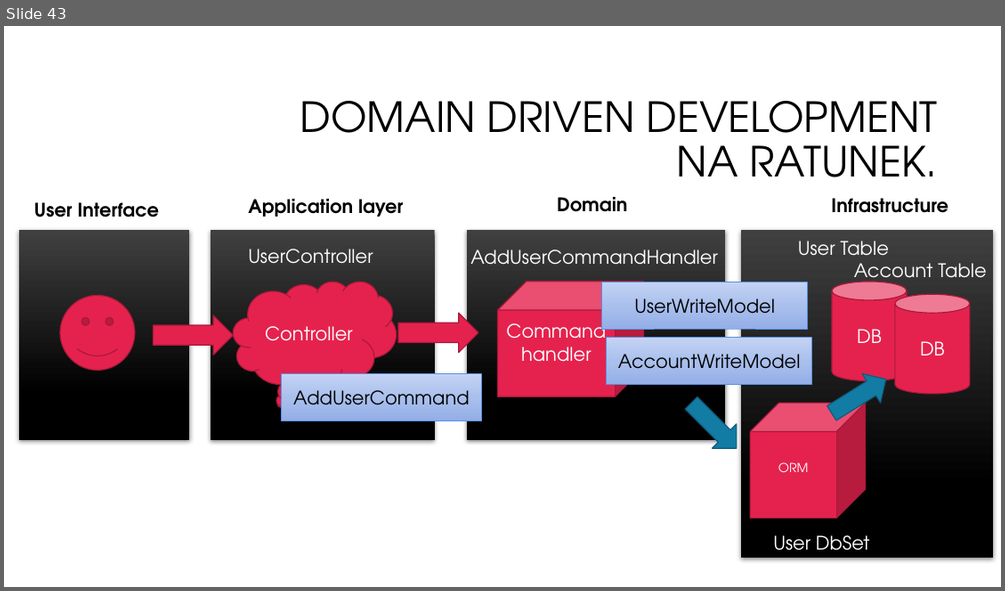
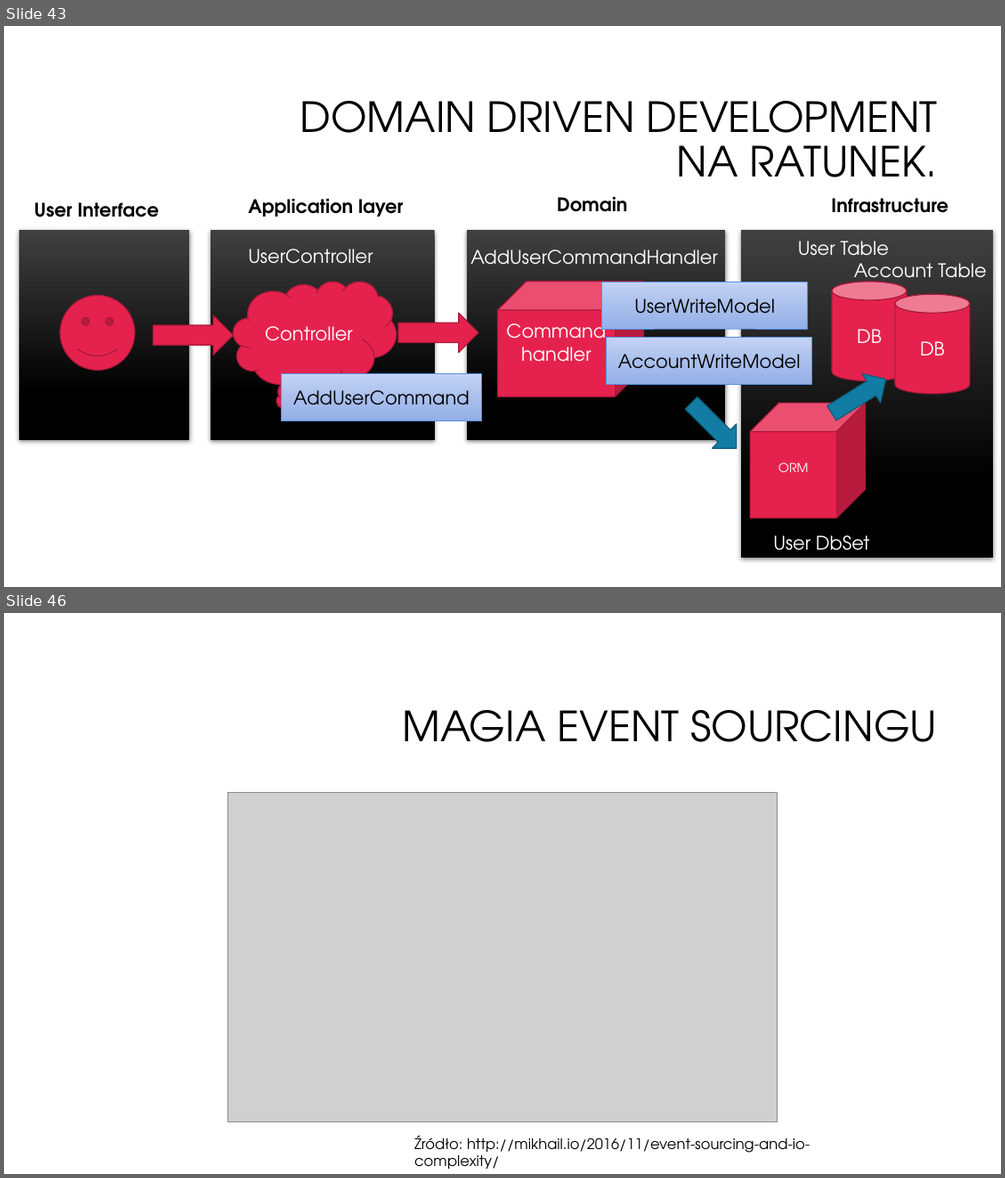
Before and after one commit to oskardudycz/EventSourcing.NetCore, a slide deck: Slides.pptx. Shown one above the other, each under a label of ours: slide 43 before the commit, slides 43 and 46 after it; the slides between them are not shown. The pictures are 1005x591 and 1005x1178 pixels, drawn with LibreOffice and Linux fonts; fonts in the diff are those of the drawing; grey boxes stand for pictures; background and template pictures are left out. Boxes give left, top, right and bottom in pixels: in the first picture for what was removed or moved away, otherwise in the second. Text is boxed around its words. In the diff, an @@ line names an element or a change of style, - is before the commit and + after.

Commit message:
Event sourcing slides

```diff
--- a/Slides.pptx
+++ b/Slides.pptx
@@ slide 46 added at [4, 613, 1001, 1174], background #FFFFFF @@
@@ title added at [402, 710, 937, 742], 40 pt, text #000000 @@
+MAGIA EVENT SOURCINGU
@@ picture added at [227, 793, 777, 1121] @@
@@ text added at [414, 1135, 809, 1168], 14 pt, text #000000 @@
+Źródło: http://mikhail.io/2016/11/event-sourcing-and-io-complexity/
```
Also in this commit, not shown: 1 slide changed, 4 other slides added.
